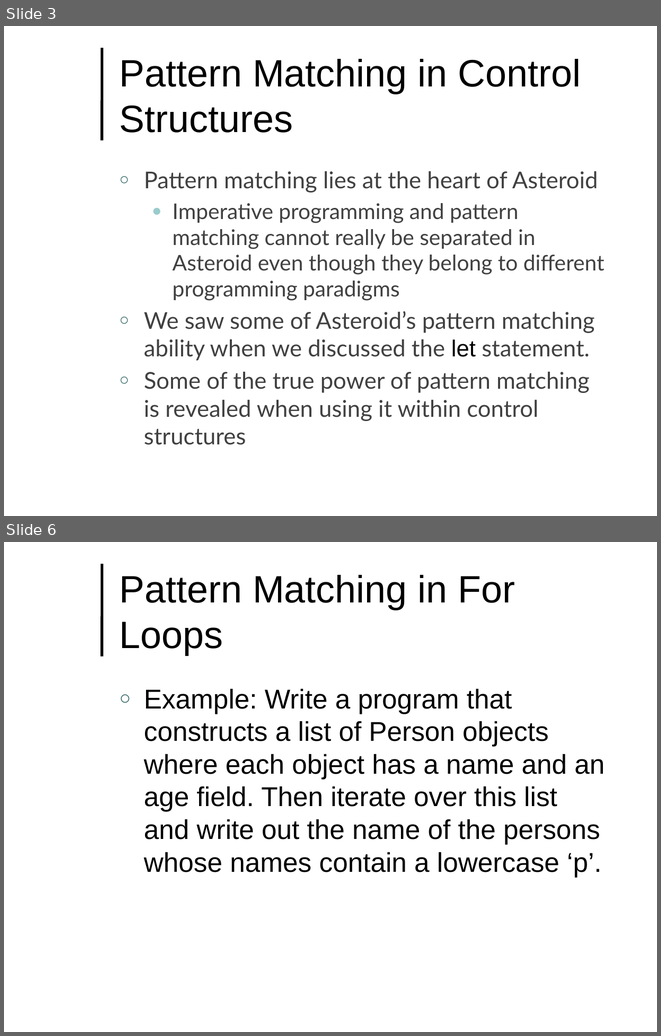
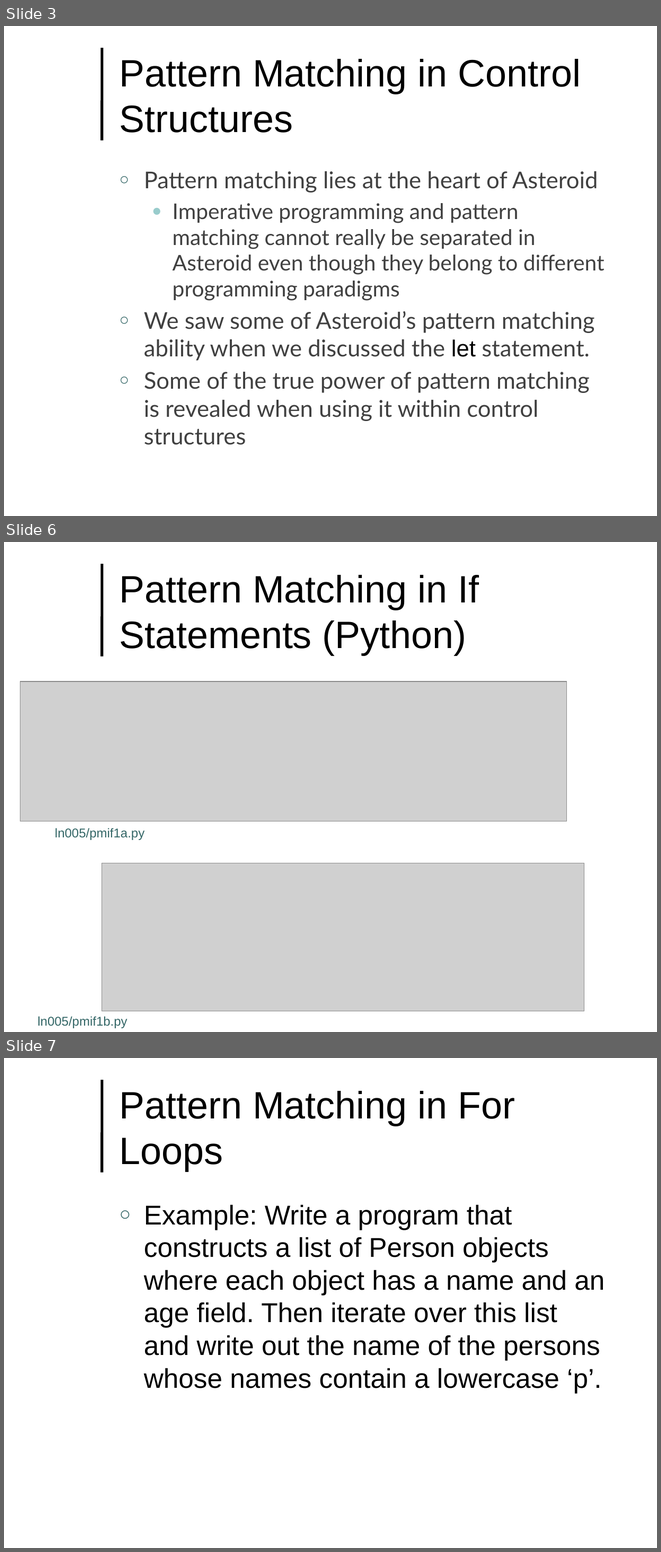
Before and after one commit to lutzhamel/CSC493, a slide deck: notes/csc493-ln005.pptx. Shown one above the other, each under a label of ours: slides 3 and 6 before the commit, slides 3, 6 and 7 after it; the slides between them are not shown. The pictures are 661x1036 and 661x1552 pixels, drawn with LibreOffice and Linux fonts; fonts in the diff are those of the drawing; grey boxes stand for pictures; background and template pictures are left out. Boxes give left, top, right and bottom in pixels: in the first picture for what was removed or moved away, otherwise in the second. Text is boxed around its words. In the diff, an @@ line names an element or a change of style, - is before the commit and + after.

```diff
--- a/notes/csc493-ln005.pptx
+++ b/notes/csc493-ln005.pptx
@@ slide 6 added at (4, 542, 657, 1032), background #FFFFFF; not listed: 1 template element that a slide beside it also shows @@
@@ title added at (120, 575, 479, 655), 42 pt, text #000000 @@
+Pattern Matching in If Statements (Python)
@@ picture added at (20, 681, 567, 821) @@
@@ text added at (55, 828, 144, 840), 14 pt, text #336666 @@
+ln005/pmif1a.py
@@ picture added at (102, 863, 584, 1012) @@
@@ text added at (37, 1016, 127, 1028), 14 pt, text #336666 @@
+ln005/pmif1b.py
@@ what was slide 6 is now slide 7 @@
```
Also in this commit, not shown: 2 slides changed, 4 other files.
